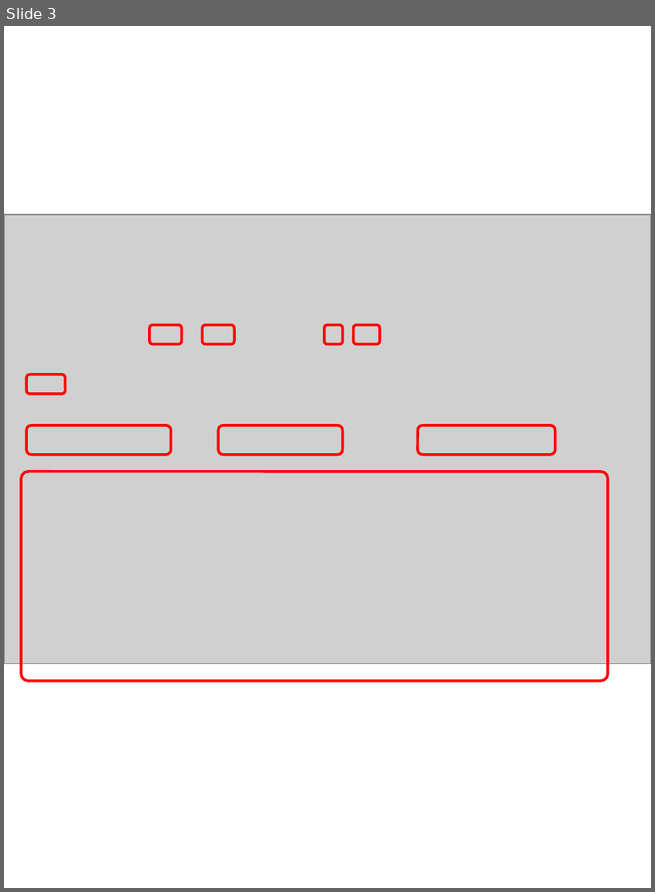
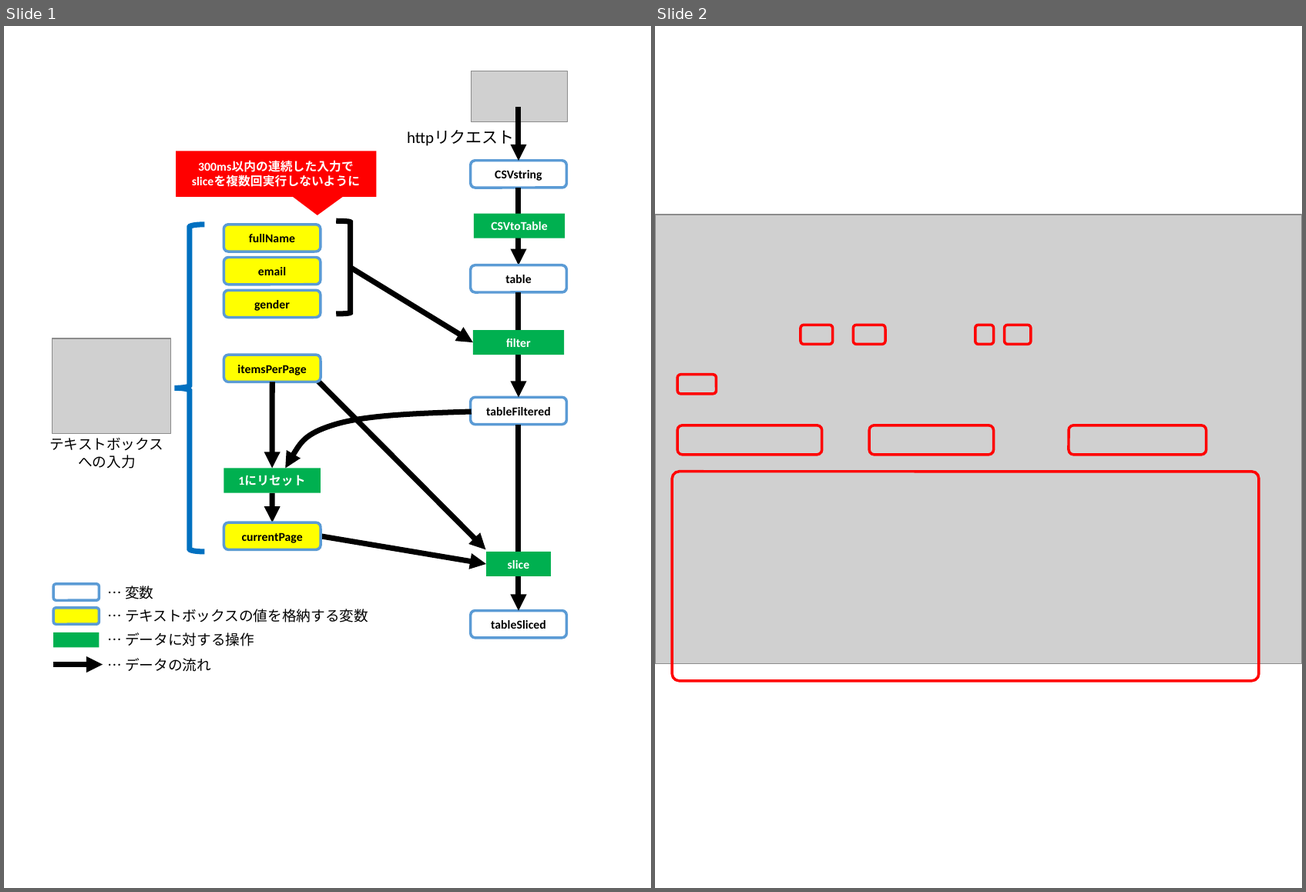
Before and after one commit to pikohideaki/data-table-app_by-rxjs, a slide deck: 20180625_能城_RxJSの紹介_図.pptx. Shown side by side, each under a label of ours: slide 3 before the commit, slides 1 and 2 after it. The pictures are 655x892 and 1306x892 pixels, drawn with LibreOffice and Linux fonts; fonts in the diff are those of the drawing; grey boxes stand for pictures; background and template pictures are left out. Boxes give left, top, right and bottom in pixels: in the first picture for what was removed or moved away, otherwise in the second. Text is boxed around its words. In the diff, an @@ line names an element or a change of style, - is before the commit and + after.

```diff
--- a/20180625_能城_RxJSの紹介_図.pptx
+++ b/20180625_能城_RxJSの紹介_図.pptx
@@ slide 1 added at (x1=4, y1=26, x2=651, y2=888), background #FFFFFF @@
@@ speech box added at (x1=176, y1=151, x2=376, y2=197), fill #FF0000, 10.1 pt, text #FFFFFF, bold @@
+300ms以内の連続した入力で
+sliceを複数回実行しないように
@@ left brace added at (x1=175, y1=225, x2=205, y2=552), outline #0070C0 4.5 pt @@
@@ group added at (x1=224, y1=225, x2=320, y2=381): 4 rounded rectangles @@
+itemsPerPage
+gender
+email
+fullName
@@ right bracket added at (x1=336, y1=221, x2=350, y2=314), outline #000000 4.5 pt @@
@@ arrow added from (350, 268) to (473, 342), #000000 4.5 pt @@
@@ picture added at (x1=53, y1=338, x2=170, y2=434) @@
@@ group added at (x1=407, y1=71, x2=567, y2=637): 4 rounded rectangles, 4 arrows, 3 rectangles, 1 picture, 1 text @@
+CSVstring
+tableFiltered
+tableSliced
+CSVtoTable
+slice
+httpリクエスト
+table
+filter
@@ arrow added from (272, 383) to (272, 469), #000000 4.5 pt @@
@@ arrow added from (318, 381) to (486, 550), #000000 4.5 pt @@
@@ freeform shape added at (x1=285, y1=412, x2=471, y2=469), outline #000000 4.5 pt @@
@@ text added at (x1=49, y1=438, x2=163, y2=469), 12 pt, text #000000 @@
+テキストボックス
+への入力
@@ rectangle added at (x1=224, y1=469, x2=320, y2=493), fill #00B050, 10.1 pt, text #FFFFFF, bold @@
+1にリセット
@@ arrow added from (272, 493) to (272, 523), #000000 4.5 pt @@
@@ rounded rectangle added at (x1=224, y1=523, x2=320, y2=550), fill #FFFF00, outline #5B9BD5 2.25 pt, 10.1 pt, text #000000, bold @@
+currentPage
@@ arrow added from (320, 537) to (486, 564), #000000 4.5 pt @@
@@ group added at (x1=53, y1=584, x2=368, y2=672): 4 texts, 2 rounded rectangles, 1 rectangle, 1 arrow @@
+… 変数
+… テキストボックスの値を格納する変数
+… データに対する操作
+… データの流れ
@@ what was slide 3 is now slide 2 @@
```
Also in this commit, not shown: 2 slides removed, 10 other files.
